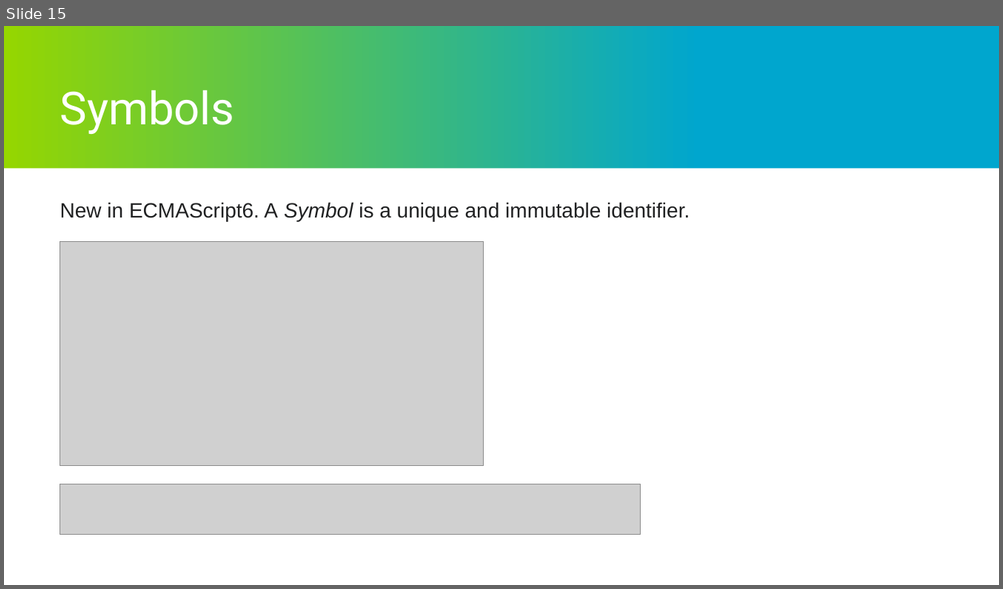
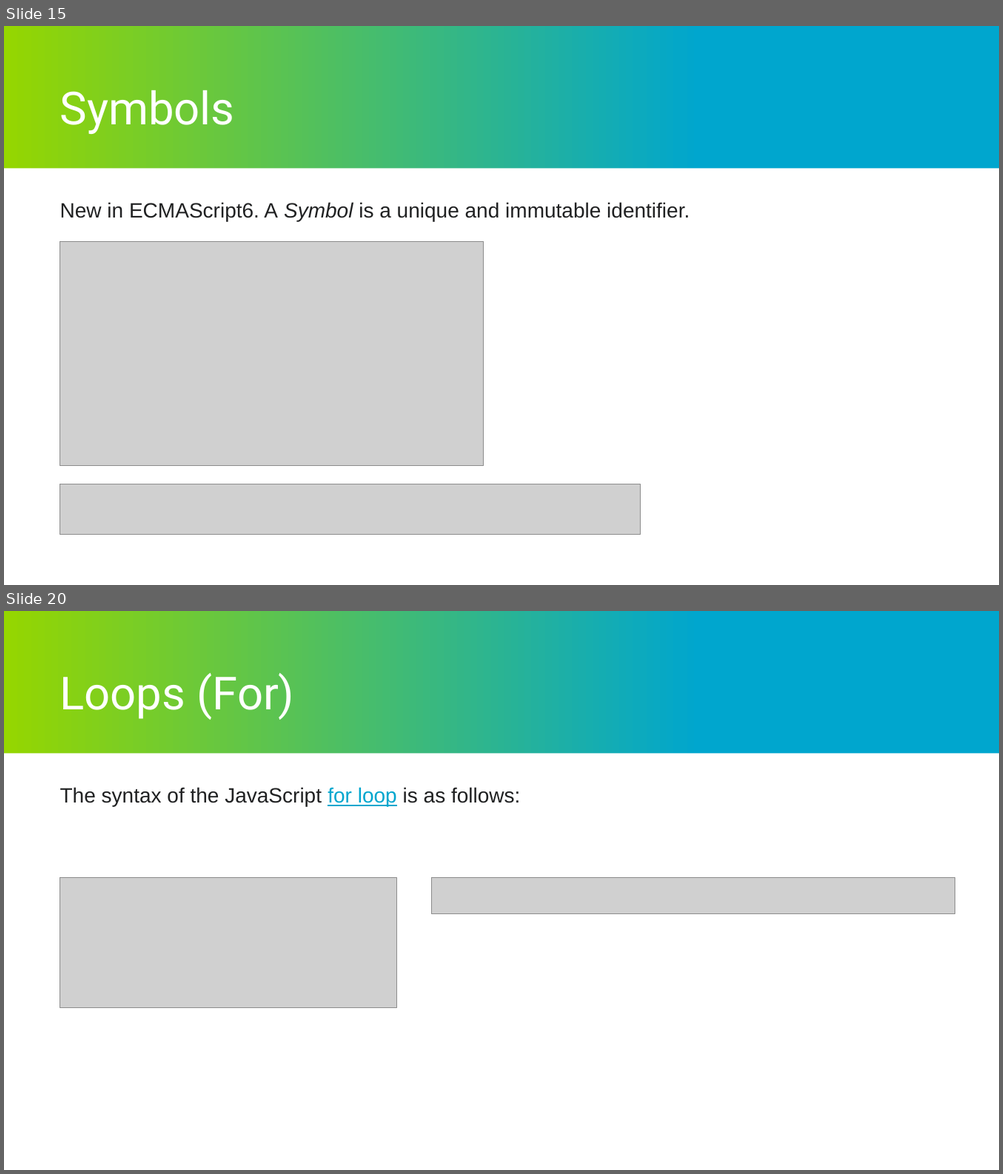
Before and after one commit to maksym-strus/presentations, a slide deck: Syntax.pptx. Shown one above the other, each under a label of ours: slide 15 before the commit, slides 15 and 20 after it; the slides between them are not shown. The pictures are 1003x589 and 1003x1174 pixels, drawn with LibreOffice and Linux fonts; fonts in the diff are those of the drawing; grey boxes stand for pictures; background and template pictures are left out. Boxes give left, top, right and bottom in pixels: in the first picture for what was removed or moved away, otherwise in the second. Text is boxed around its words. In the diff, an @@ line names an element or a change of style, - is before the commit and + after.

```diff
--- a/Syntax.pptx
+++ b/Syntax.pptx
@@ slide 20 added at box(4, 611, 999, 1170), background #000000; not listed: 2 template elements that a slide beside it also shows @@
@@ title added at box(60, 673, 295, 720), 44 pt, text #FFFFFF @@
+Loops (For)
@@ text added at box(60, 787, 520, 806), 20 pt, text #202122 @@
+The syntax of the JavaScript for loop is as follows:
@@ picture added at box(60, 878, 396, 1008) @@
@@ picture added at box(432, 878, 955, 914) @@
```
Also in this commit, not shown: 18 other slides added, 1 other file.
